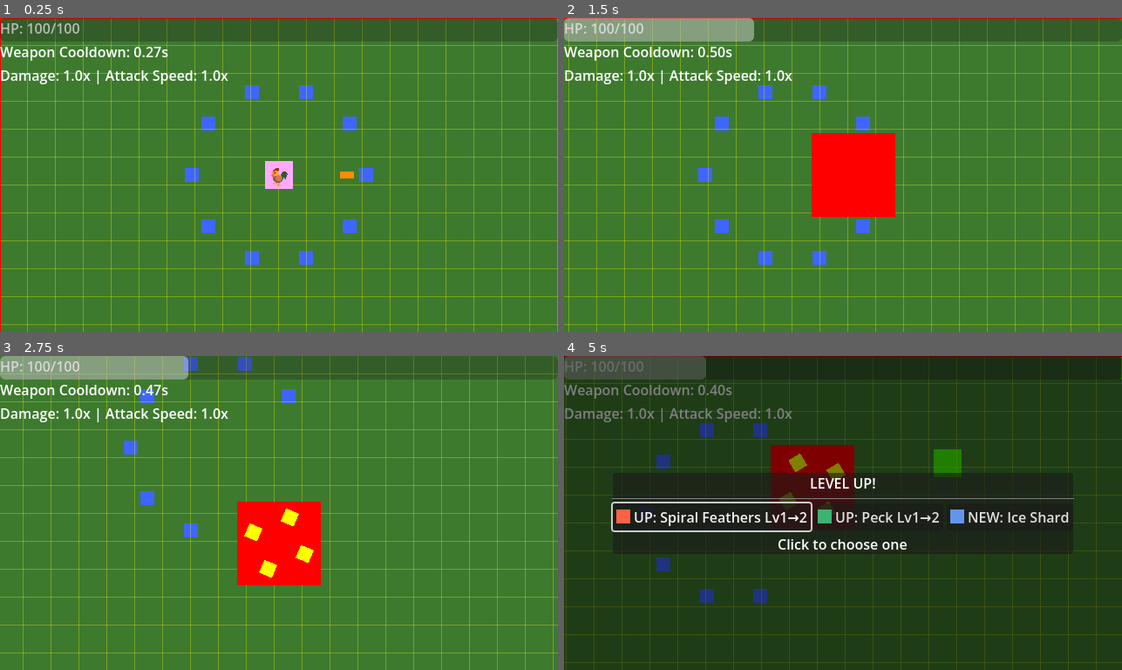
Above: before the commit, frames 1-4 (two rows, left to right).
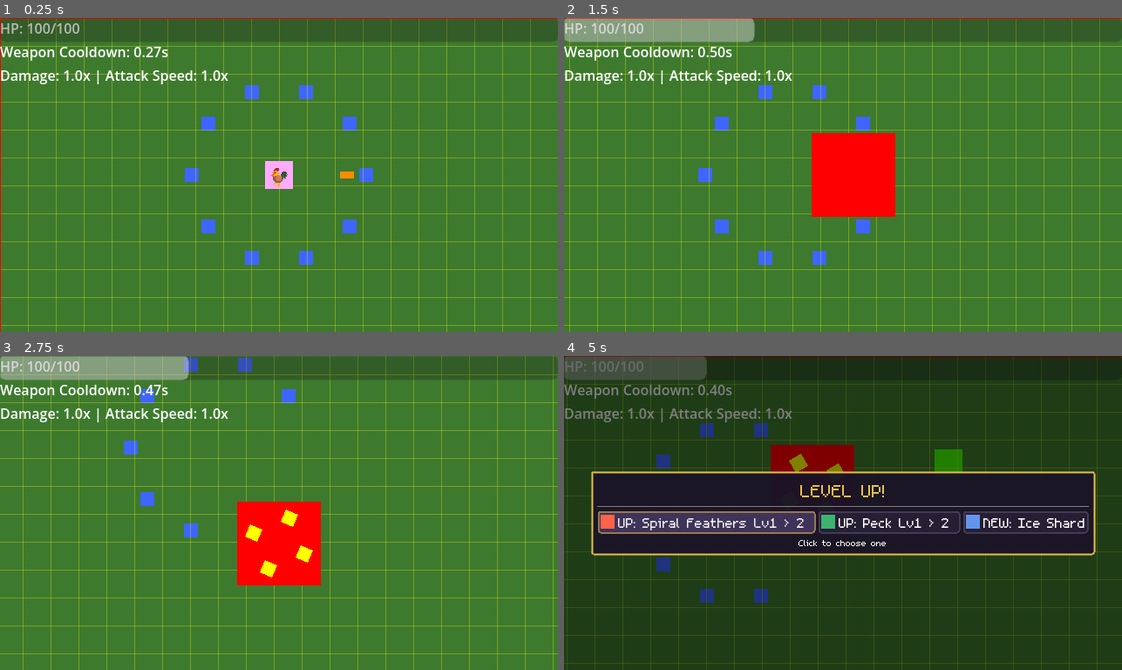
Above: after the commit, the same moments.

Repository: thejoshyee/sarimanok-game
Game: Godot game, scene res://main.tscn
Same seed, same stepped clock (60 frames per second), same inputs: the game is played once before the commit and once after it.
Inputs:
- Up to frame 1 (0.25 s): no input
- Up to frame 2 (1.5 s): tap Enter (ui_accept) at 0.5, 0.77 s; hold Right (move_right) 0.53-1.25 s; hold 1 0.53-1.25 s; click "NEW: Flame Wing" at 1.25 s
- Up to frame 3 (2.75 s): hold S (move_down) from 2.03 s (still down); tap 2 at 2.1 s; tap Enter (ui_accept) at 2.27 s
- Up to frame 4 (5 s): release S (move_down) at 2.78 s; hold Right (move_right) 2.78-3.53 s; hold 3 2.78-3.53 s; hold Up (move_up) 3.53-4.28 s; tap R at 3.6 s; tap Enter (ui_accept) at 3.77, 4.52 s; hold A (move_left) from 4.28 s (still down); tap P at 4.35 s

The runs differ from the first frame. In frame 1, 12% of the frame differs, in the area x 0-100%, y 0-100%; in frame 2, 12%; in frame 3, 6.1%; in frame 4, 21%.

Commit message:
fix(display): add pixel art settings and fix level-up panel layout

Diff:
--- a/game/project.godot
+++ b/game/project.godot
@@ -32,6 +32,7 @@
 window/size/viewport_width=640
 window/size/viewport_height=360
 window/stretch/mode="canvas_items"
+window/stretch/aspect="keep"
 
 [editor]
 
@@ -102,6 +103,12 @@
 ]
 }
 
+[rendering]
+
+textures/canvas_textures/default_texture_filter=0
+2d/snap/snap_2d_transforms_to_pixel=true
+2d/snap/snap_2d_vertices_to_pixel=true
+
 [layer_names]
 
 2d_physics/layer_1="player"
--- a/game/scenes/ui/level_up_panel.tscn
+++ b/game/scenes/ui/level_up_panel.tscn
@@ -15,15 +15,10 @@
 color = Color(0, 0, 0, 0.5019608)
 
 [node name="PanelContainer" type="PanelContainer" parent="." unique_id=1639443988]
-anchors_preset = 8
-anchor_left = 0.5
+anchor_left = 0.05
 anchor_top = 0.5
-anchor_right = 0.5
+anchor_right = 0.95
 anchor_bottom = 0.5
-offset_left = -220.0
-offset_top = -46.5
-offset_right = 220.0
-offset_bottom = 46.5
 grow_horizontal = 2
 grow_vertical = 2
 
@@ -43,14 +38,17 @@
 
 [node name="UpgradeOption1" type="Button" parent="PanelContainer/VBoxContainer/HBoxContainer" unique_id=2037637275]
 layout_mode = 2
+size_flags_horizontal = 3
 text = "+20% Move Speed"
 
 [node name="UpgradeOption2" type="Button" parent="PanelContainer/VBoxContainer/HBoxContainer" unique_id=1024319290]
 layout_mode = 2
+size_flags_horizontal = 3
 text = "+10 Max HP"
 
 [node name="UpgradeOption3" type="Button" parent="PanelContainer/VBoxContainer/HBoxContainer" unique_id=872606546]
 layout_mode = 2
+size_flags_horizontal = 3
 text = "+10% Weapon Damage"
 
 [node name="ClickToChooseLabel" type="Label" parent="PanelContainer/VBoxContainer" unique_id=565401826]
--- a/game/scripts/ui/level_up_panel.gd
+++ b/game/scripts/ui/level_up_panel.gd
@@ -18,6 +18,58 @@
 	$PanelContainer/VBoxContainer/HBoxContainer/UpgradeOption1.pressed.connect(_on_option_selected.bind(1))
 	$PanelContainer/VBoxContainer/HBoxContainer/UpgradeOption2.pressed.connect(_on_option_selected.bind(2))
 	$PanelContainer/VBoxContainer/HBoxContainer/UpgradeOption3.pressed.connect(_on_option_selected.bind(3))
+
+
+	# --- Pixel font theme setup ---
+	var font = load("res://assets/fonts/m5x7.ttf")
+
+	# Panel background style
+	var panel_style = StyleBoxFlat.new()
+	panel_style.bg_color = Color(0.1, 0.08, 0.15, 0.95)  # Dark purple, nearly opaque
+	panel_style.border_color = Color(0.9, 0.75, 0.3)       # Gold border (Sarimanok colors)
+	panel_style.set_border_width_all(2)
+	panel_style.set_corner_radius_all(2)
+	panel_style.set_content_margin_all(8)
+	$PanelContainer.add_theme_stylebox_override("panel", panel_style)
+
+	# Apply pixel font to labels with size hierarchy: title > buttons > hint
+	$PanelContainer/VBoxContainer/LevelUpLabel.add_theme_font_override("font", font)
+	$PanelContainer/VBoxContainer/LevelUpLabel.add_theme_font_size_override("font_size", 32)
+	$PanelContainer/VBoxContainer/ClickToChooseLabel.add_theme_font_override("font", font)
+	$PanelContainer/VBoxContainer/ClickToChooseLabel.add_theme_font_size_override("font_size", 16)
+
+	# Title gets gold color
+	$PanelContainer/VBoxContainer/LevelUpLabel.add_theme_color_override("font_color", Color(0.9, 0.75, 0.3))
+
+	# Button styles
+	var btn_normal = StyleBoxFlat.new()
+	btn_normal.bg_color = Color(0.15, 0.12, 0.2)
+	btn_normal.border_color = Color(0.4, 0.35, 0.5)
+	btn_normal.set_border_width_all(1)
+	btn_normal.set_corner_radius_all(2)
+	btn_normal.set_content_margin_all(3)
+
+	var btn_hover = btn_normal.duplicate()
+	btn_hover.bg_color = Color(0.25, 0.2, 0.35)
+	btn_hover.border_color = Color(0.9, 0.75, 0.3)  # Gold highlight on hover
+
+	var btn_focus = btn_hover.duplicate()  # Same as hover for keyboard nav
+
+	var btn_pressed = btn_normal.duplicate()
+	btn_pressed.bg_color = Color(0.35, 0.28, 0.45)
+
+	for btn in [$PanelContainer/VBoxContainer/HBoxContainer/UpgradeOption1,
+				$PanelContainer/VBoxContainer/HBoxContainer/UpgradeOption2,
+				$PanelContainer/VBoxContainer/HBoxContainer/UpgradeOption3]:
+		btn.add_theme_font_override("font", font)
+		btn.add_theme_font_size_override("font_size", 24)
+		btn.add_theme_color_override("font_color", Color.WHITE)
+		btn.add_theme_color_override("font_hover_color", Color(0.9, 0.75, 0.3))
+		btn.alignment = HORIZONTAL_ALIGNMENT_LEFT
+		btn.add_theme_stylebox_override("normal", btn_normal)
+		btn.add_theme_stylebox_override("hover", btn_hover)
+		btn.add_theme_stylebox_override("focus", btn_focus)
+		btn.add_theme_stylebox_override("pressed", btn_pressed)
 
 
 # Create a 16x16 solid-color placeholder icon texture
@@ -51,7 +103,7 @@
 				buttons[i].text = "NEW: " + choice.weapon_data.display_name
 			else:
 				var current_lvl = weapon_manager.get_weapon_by_id(choice.weapon_data.id).level
-				buttons[i].text = "UP: " + choice.weapon_data.display_name + " Lv" + str(current_lvl) + "→" + str(current_lvl + 1)
+				buttons[i].text = "UP: " + choice.weapon_data.display_name + " Lv" + str(current_lvl) + " > " + str(current_lvl + 1) + " "
 			buttons[i].icon = _make_icon(icon_colors[i])
 			buttons[i].visible = true
 		else:
Binary file added: game/assets/fonts/m5x7.ttf
Not shown, added: game/assets/fonts/m5x7.ttf.import
